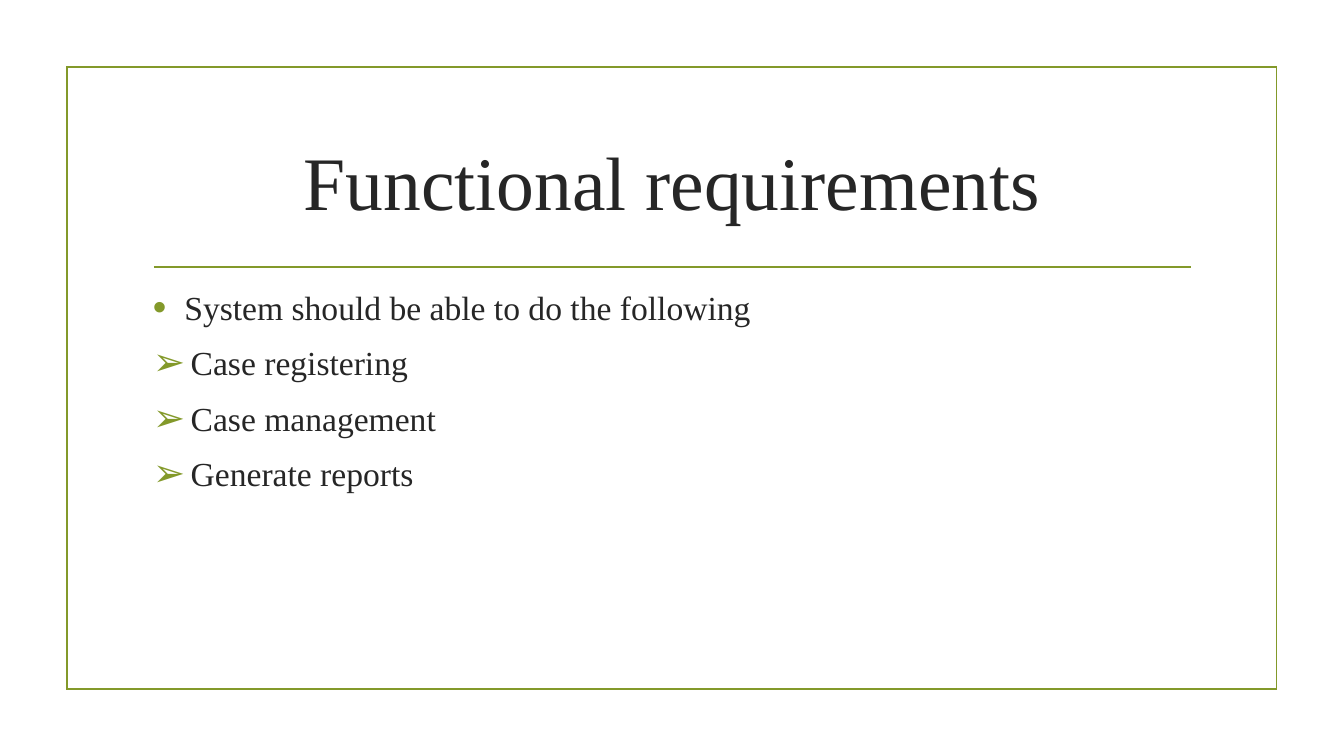
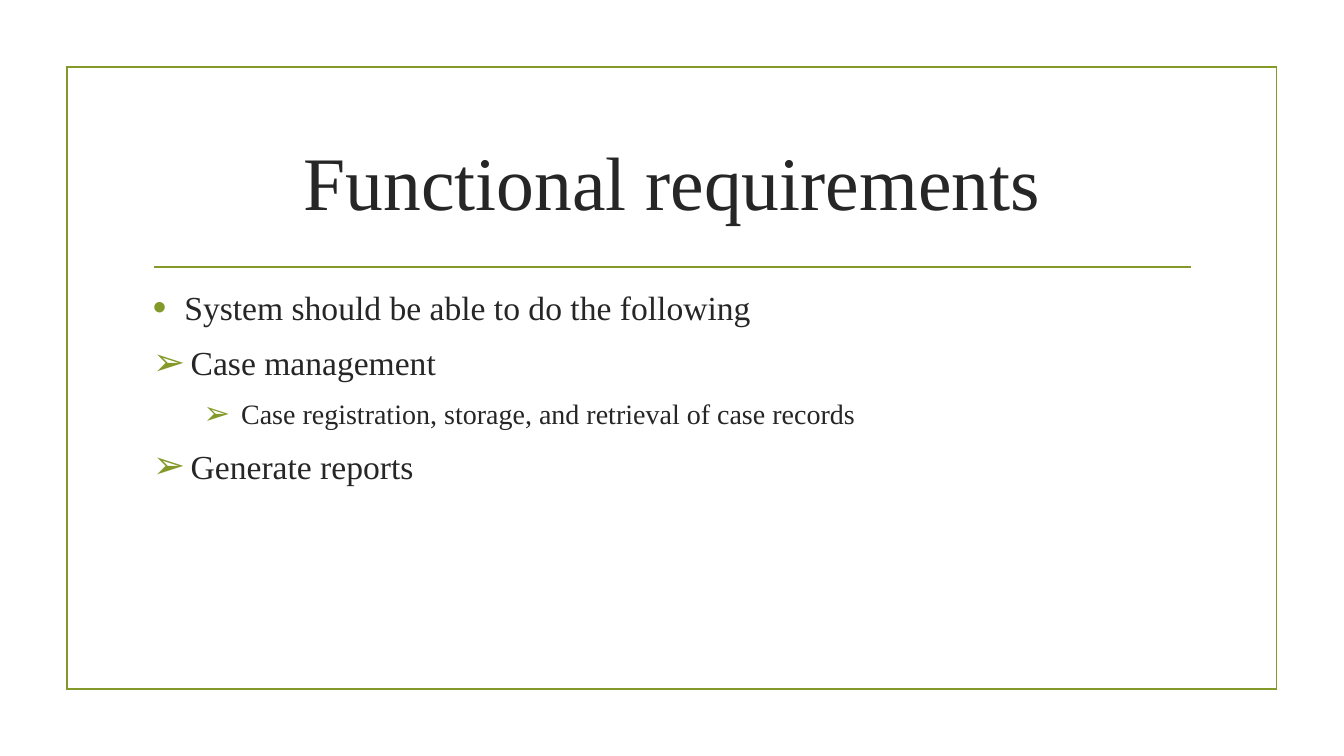
Before and after one commit to Lordwell-Manondo/Crime-Record-management-system, a slide deck: slide 5 of Crime record management system -1.pptx. Drawn at 1344x756 pixels with LibreOffice and Linux fonts; fonts in the diff are those of the drawing; background and template pictures are left out. Boxes give left, top, right and bottom in pixels: in the first picture for what was removed or moved away, otherwise in the second. Text is boxed around its words. In the diff, an @@ line names an element or a change of style, - is before the commit and + after.

```diff
--- a/Crime record management system -1.pptx
+++ b/Crime record management system -1.pptx
@@ text at [191, 352, 408, 382]: paragraph removed @@
-➢ Case registering
@@ text at [241, 404, 854, 430]: paragraph added @@
+  ➢ Case registration, storage, and retrieval of case records
```
Also in this commit, not shown: 1 other file.
